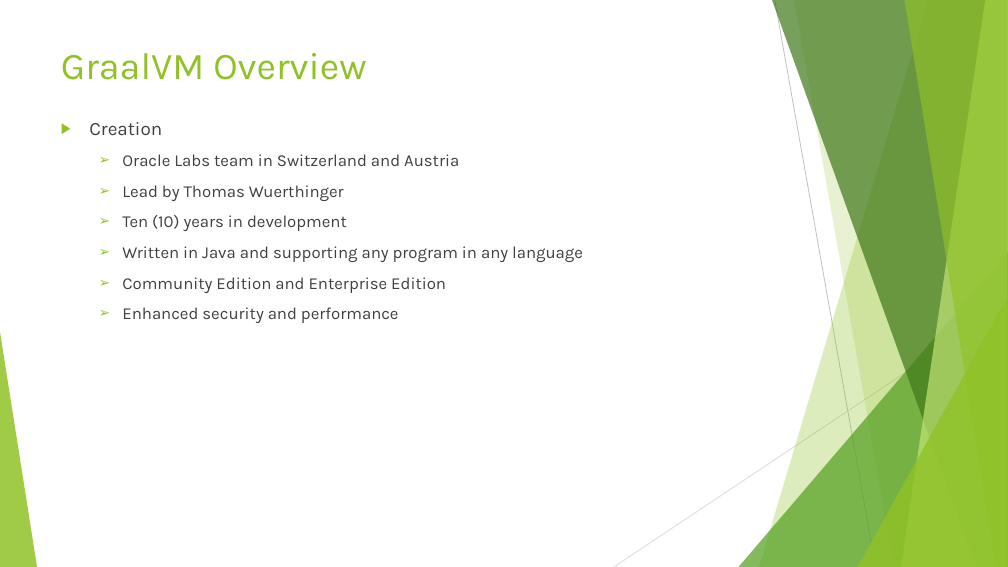
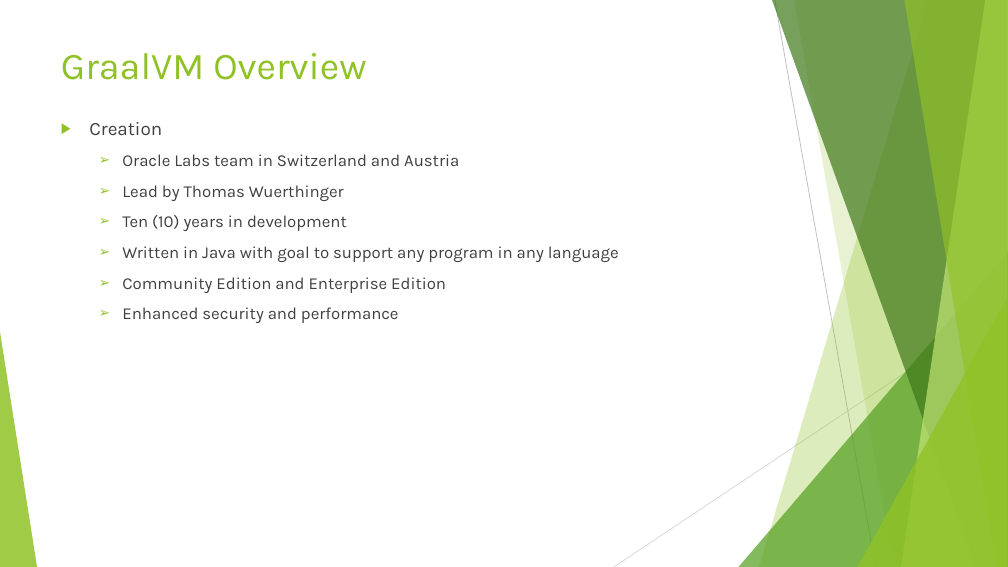
Before and after one commit to Rohan427/Qpid4Graal, a slide deck: slide 10 of doc/reference/GraalVm _Upgrade.pptx. Drawn at 1008x567 pixels with LibreOffice and Linux fonts; fonts in the diff are those of the drawing. Boxes give left, top, right and bottom in pixels: in the first picture for what was removed or moved away, otherwise in the second. Text is boxed around its words. In the diff, an @@ line names an element or a change of style, - is before the commit and + after.

Commit message:
GraalVM Upgrade PPT v3

```diff
--- a/doc/reference/GraalVm _Upgrade.pptx
+++ b/doc/reference/GraalVm _Upgrade.pptx
@@ text at (x1=122, y1=246, x2=619, y2=262): text changed @@
-  ➢ Written in Java and supporting any program in any language
+  ➢ Written in Java with goal to support any program in any language
```
Also in this commit, not shown: 5 other slides changed, 6 slides added, 2 other files.
